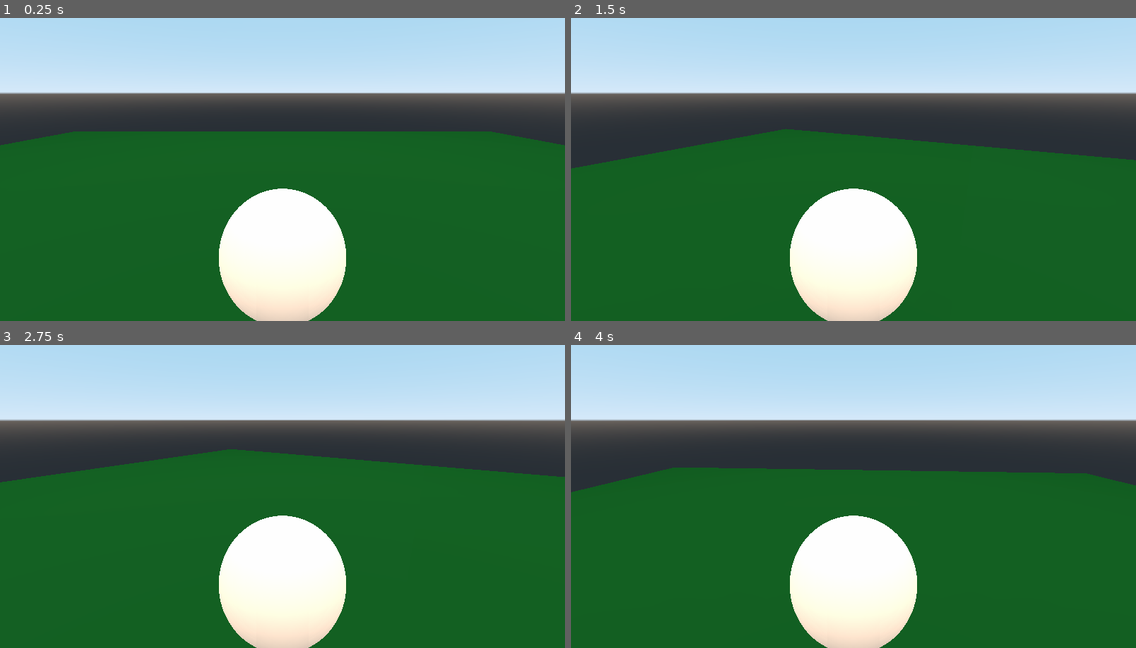
Above: before the commit, frames 1-4 (two rows, left to right).
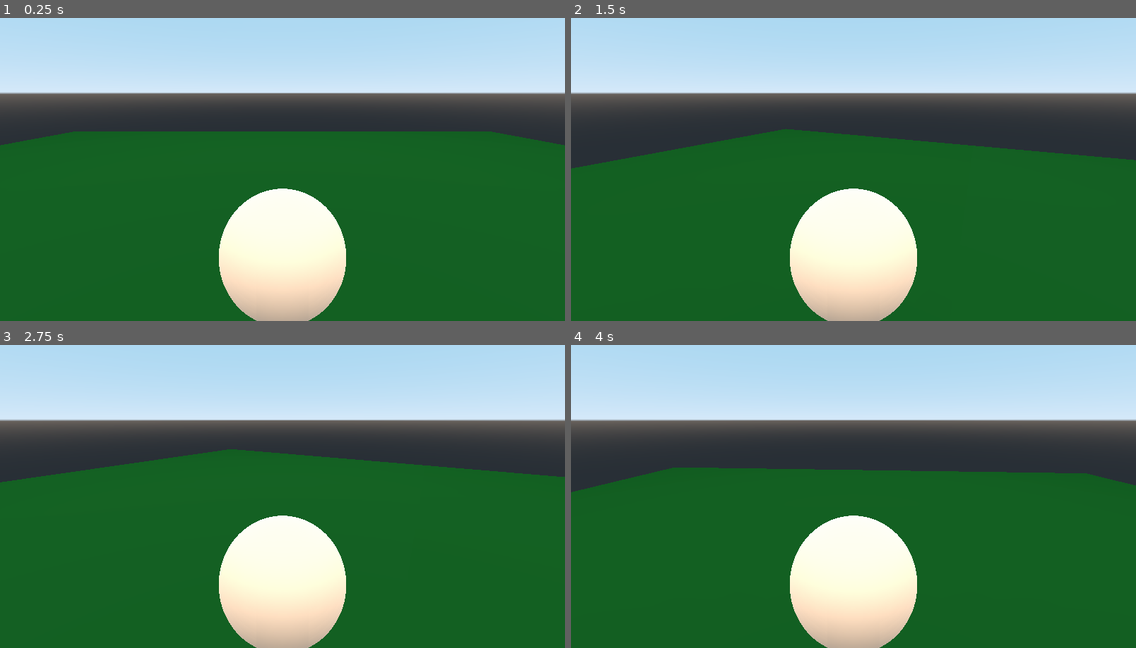
Above: after the commit, the same moments.

Repository: captainnintendo/CNvN
Game: Godot game, scene res://character.tscn
The game is run twice, just before and just after one commit, with the same random seed, the same clock (stepped at 60 frames per second) and the same inputs.
Inputs (mouse positions are in pixels of both pictures, inside the frame that each line leads up to):
- Up to frame 1 (0.25 s): no input
- Up to frame 2 (1.5 s): tap Enter at 0.5 s; move the mouse to (977, 139) at 0.52 s; tap Space at 1.25 s; move the mouse to (740, 172) at 1.27 s
- Up to frame 3 (2.75 s): move the mouse to (339, 411) at 2.02 s
- Up to frame 4 (4 s): tap Enter at 2.75 s; move the mouse to (825, 548) at 2.77 s; tap Space at 3.5 s; move the mouse to (1023, 532) at 3.52 s

The runs differ from the first frame. In frame 1, 3.8% of the frame differs, in the area x 39-61%, y 76-100%; in frame 2, 3.9%; in frame 3, 3.8%; in frame 4, 3.9%.

Commit message:
Update character.tscn

Diff:
--- a/game/character.tscn
+++ b/game/character.tscn
@@ -59,12 +59,10 @@
 params_diffuse_mode = 4
 params_specular_mode = 3
 albedo_color = Color( 0.882353, 0.733333, 0.611765, 1 )
+roughness = 0.82
 rim_enabled = true
 rim = 0.2
 rim_tint = 0.4
-clearcoat_enabled = true
-clearcoat = 1.0
-clearcoat_gloss = 0.0
 subsurf_scatter_enabled = true
 subsurf_scatter_strength = 1.0
 
